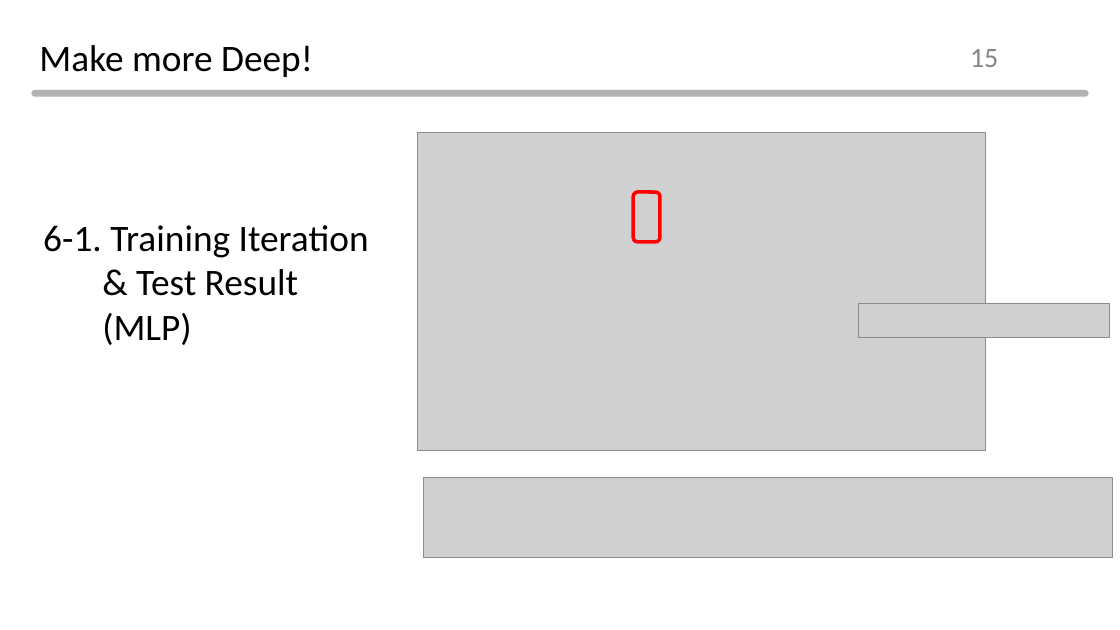
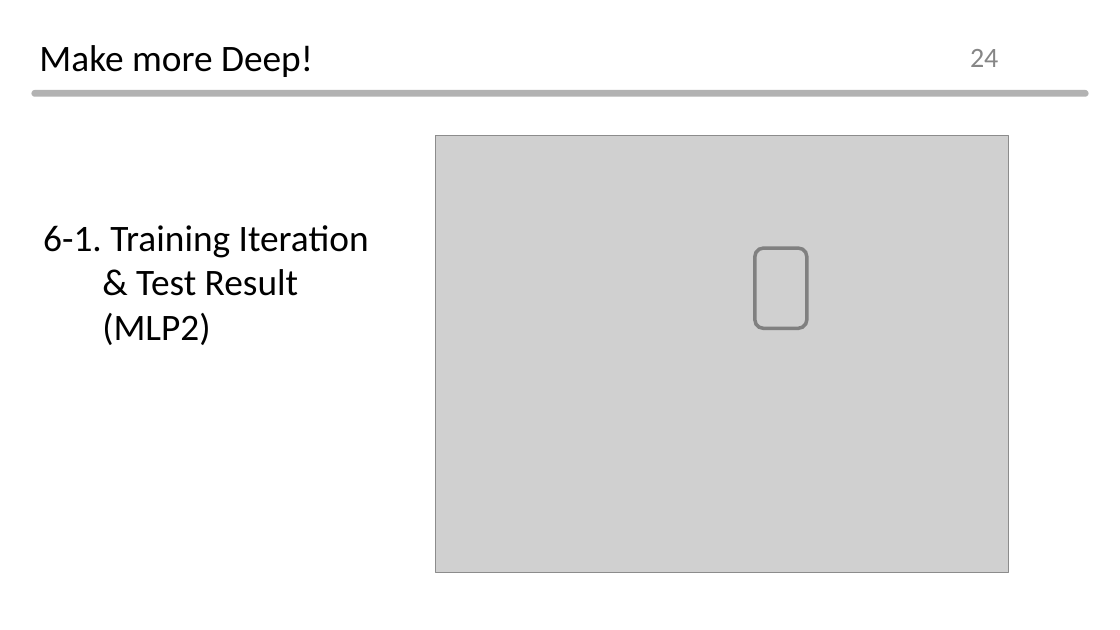
Before and after one commit to Normalist-K/aibd-2021-2, a slide deck: slide 24 of ppt/day3.pptx (slide 15 before the commit). Drawn at 1120x630 pixels with LibreOffice and Linux fonts; fonts in the diff are those of the drawing; grey boxes stand for pictures; background and template pictures are left out. Boxes give left, top, right and bottom in pixels: in the first picture for what was removed or moved away, otherwise in the second. Text is boxed around its words. In the diff, an @@ line names an element or a change of style, - is before the commit and + after.

```diff
--- a/ppt/day3.pptx
+++ b/ppt/day3.pptx
@@ page number at (x1=970, y1=49, x2=998, y2=67): text changed @@
-15
+24
@@ picture resized from (x1=418, y1=133, x2=986, y2=450) to (x1=436, y1=135, x2=1008, y2=572) @@
@@ rounded rectangle removed at (x1=634, y1=192, x2=660, y2=242) @@
@@ rounded rectangle added at (x1=755, y1=248, x2=807, y2=329), outline #808080 3 pt @@
@@ text at (x1=102, y1=313, x2=210, y2=345): text changed @@
-(MLP)
+(MLP2)
@@ picture removed at (x1=859, y1=304, x2=1110, y2=338) @@
@@ picture removed at (x1=423, y1=477, x2=1112, y2=557) @@
```
Also in this commit, not shown: 22 other slides changed, 15 slides added, 3 slides removed, 11 other files.
